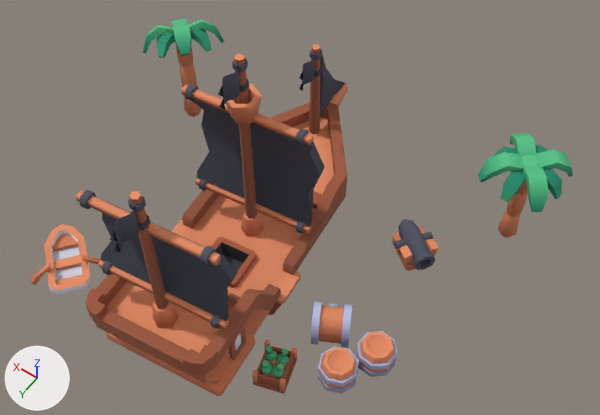
The glTF model public/assets/toycar/set-pirate-ship.glb: old version first, new version second.
Before and after are seen from a 50 mm lens placed at (-11.43, 13.44, 25.03), pointed at (-1.74, -0.12, 3.71). Every picture has the same lights, and +X, +Y and +Z are marked at lower left. The first picture is the older version. Where no turn or scale is listed for an object, it has been applied to the vertices.

The first picture shows 'Group#10', 'Group#9', 'barrel#13', 'barrel#13.001', 'boat-row-large#6', 'cannon#8', 'chest#11', 'crate-bottles#14', 'flag-c#5', 'lid#12', 'paddles#7', 'palm-detailed-bend#15', 'palm-detailed-straight#16', 'sail-a#2', 'sail-b#1', 'ship-pirate-large#0' and 2 more.
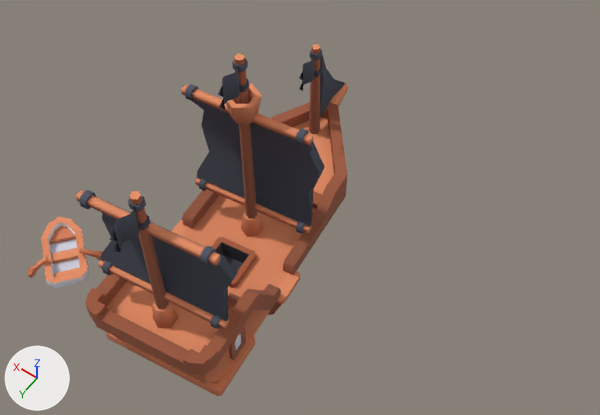
Edits to the scene script, one JSON object a line:
```json
{"op": "set", "path": "ob_boat_row_large_6.location", "old": "(5.2, 4.5, 0.0)", "new": "(5.2, 4.5, 0.45)"}
{"op": "set", "path": "ob_paddles_7.location", "old": "(4.87, 4.76, 0.06)", "new": "(4.87, 4.76, 0.51)"}
{"op": "remove", "block": "ob_cannon_8", "code": ["ob_cannon_8 = bpy.data.objects.new('cannon#8', me_cannon)", "ob_cannon_8.location = (-4.6, -3.2, 0.0)"]}
{"op": "remove", "block": "ob_group_9", "code": ["ob_group_9 = bpy.data.objects.new('Group#9', me_group)", "ob_group_9.location = (-3.8, -3.5, 0.3)"]}
{"op": "remove", "block": "ob_group_10", "code": ["ob_group_10 = bpy.data.objects.new('Group#10', me_group_001)", "ob_group_10.location = (-4.24, -4.1, 0.22)"]}
{"op": "remove", "block": "ob_chest_11", "code": ["ob_chest_11 = bpy.data.objects.new('chest#11', me_chest)", "ob_chest_11.location = (-4.0, 1.2, 0.0)"]}
{"op": "remove", "block": "ob_lid_12", "code": ["ob_lid_12 = bpy.data.objects.new('lid#12', me_lid)", "ob_lid_12.location = (-4.24, 1.65, 0.51)"]}
{"op": "remove", "block": "ob_barrel_13", "code": ["ob_barrel_13 = bpy.data.objects.new('barrel#13', me_barrel)", "ob_barrel_13.parent = ob_node_18", "ob_barrel_13.location = (0.0, 0.0, 0.0)"]}
{"op": "remove", "block": "ob_barrel_13_001", "code": ["ob_barrel_13_001 = bpy.data.objects.new('barrel#13.001', me_barrel)", "ob_barrel_13_001.parent = ob_node_20", "ob_barrel_13_001.location = (0.0, 0.0, 0.0)"]}
{"op": "remove", "block": "ob_crate_bottles_14", "code": ["ob_crate_bottles_14 = bpy.data.objects.new('crate-bottles#14', me_crate_bottles)", "ob_crate_bottles_14.location = (-3.4, 3.6, 0.0)"]}
{"op": "remove", "block": "ob_palm_detailed_bend_15", "code": ["ob_palm_detailed_bend_15 = bpy.data.objects.new('palm-detailed-bend#15', me_palm_detailed_bend)", "ob_palm_detailed_bend_15.location = (6.5, -4.0, 0.0)"]}
{"op": "remove", "block": "ob_palm_detailed_straight_16", "code": ["ob_palm_detailed_straight_16 = bpy.data.objects.new('palm-detailed-straight#16', me_palm_detailed_straight)", "ob_palm_detailed_straight_16.location = (-7.0, -6.0, 0.0)"]}
```

Location of each change, [x1, y1, x2, y2] in pixels of the pictures (600 x 415 px):
```json
{"object": "palm-detailed-straight#16", "change": "deleted", "before": [478, 133, 573, 238], "on screen": "green"}
{"object": "boat-row-large#6", "change": "moved", "before": [44, 224, 92, 295], "after": [41, 217, 89, 288]}
{"object": "palm-detailed-bend#15", "change": "deleted", "before": [143, 19, 224, 117]}
{"object": "barrel#13", "change": "deleted", "before": [318, 346, 359, 394], "on screen": "orange"}
{"object": "crate-bottles#14", "change": "deleted", "before": [252, 340, 297, 394]}
{"object": "barrel#13.001", "change": "deleted", "before": [356, 331, 397, 377], "on screen": "orange"}
{"object": "lid#12", "change": "deleted", "before": [311, 301, 352, 340]}
{"object": "cannon#8", "change": "deleted", "before": [392, 219, 436, 271]}
{"object": "paddles#7", "change": "moved", "before": [31, 255, 101, 285], "after": [27, 248, 103, 278]}
{"object": "chest#11", "change": "deleted", "before": [311, 334, 349, 348]}
{"object": "Group#9", "change": "deleted", "before": [392, 232, 413, 265]}
{"object": "Group#10", "change": "deleted", "before": [419, 227, 439, 256]}
```
